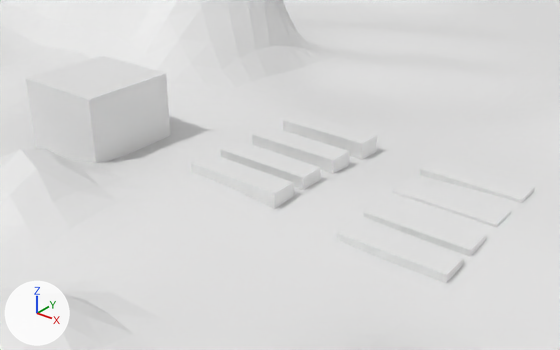
Renders of the Blender file assets/World.blend from each side of a commit.
Rendered twice from a 50 mm lens placed at (33.8, -80.2, 57.3), pointed at (-43.4, 16.3, -2.6). The lights are fixed; the arrows at lower left show +X, +Y and +Z.
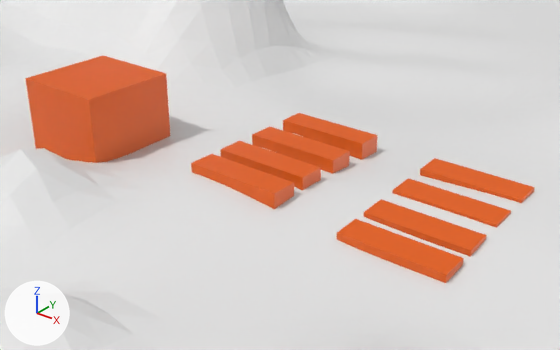
The change in detail:
Material 'Material.002' (mat_material_002) changes colour from white #e7e7e7 to orange #e75f00; in linear values from (0.8, 0.8, 0.8) to (0.8, 0.114, 0.0).

Where the change shows, as pixel boxes (x1, y1, x2, y2) in the pictures (560 x 350 px):
'Cube', recoloured (white to orange)
    both: (25, 56, 170, 163)
'Cube.005', recoloured (white to orange)
    both: (337, 219, 464, 283)
'Cube.006', recoloured (white to orange)
    both: (364, 199, 487, 257)
'Cube.001', recoloured (white to orange)
    both: (191, 154, 294, 209)
'Cube.003', recoloured (white to orange)
    both: (252, 127, 350, 174)
'Cube.002', recoloured (white to orange)
    both: (221, 141, 321, 190)
'Cube.007', recoloured (white to orange)
    both: (392, 178, 511, 228)
'Cube.004', recoloured (white to orange)
    both: (283, 113, 378, 160)
'Cube.008', recoloured (white to orange)
    both: (420, 158, 535, 203)
